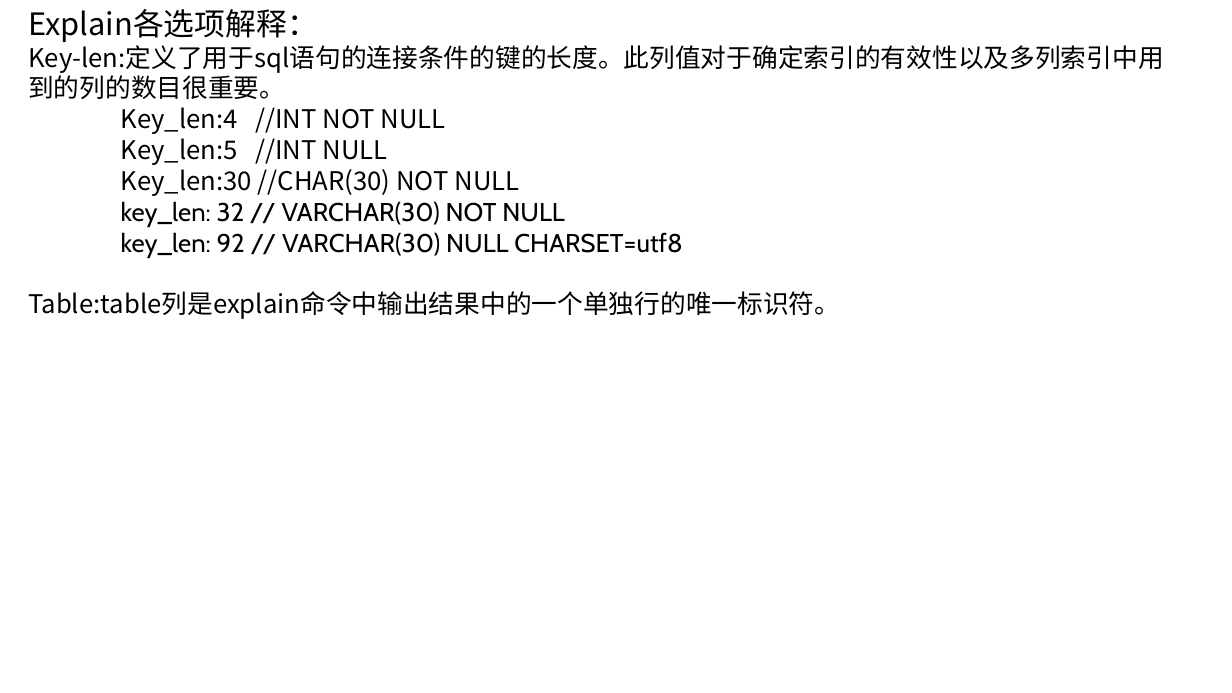
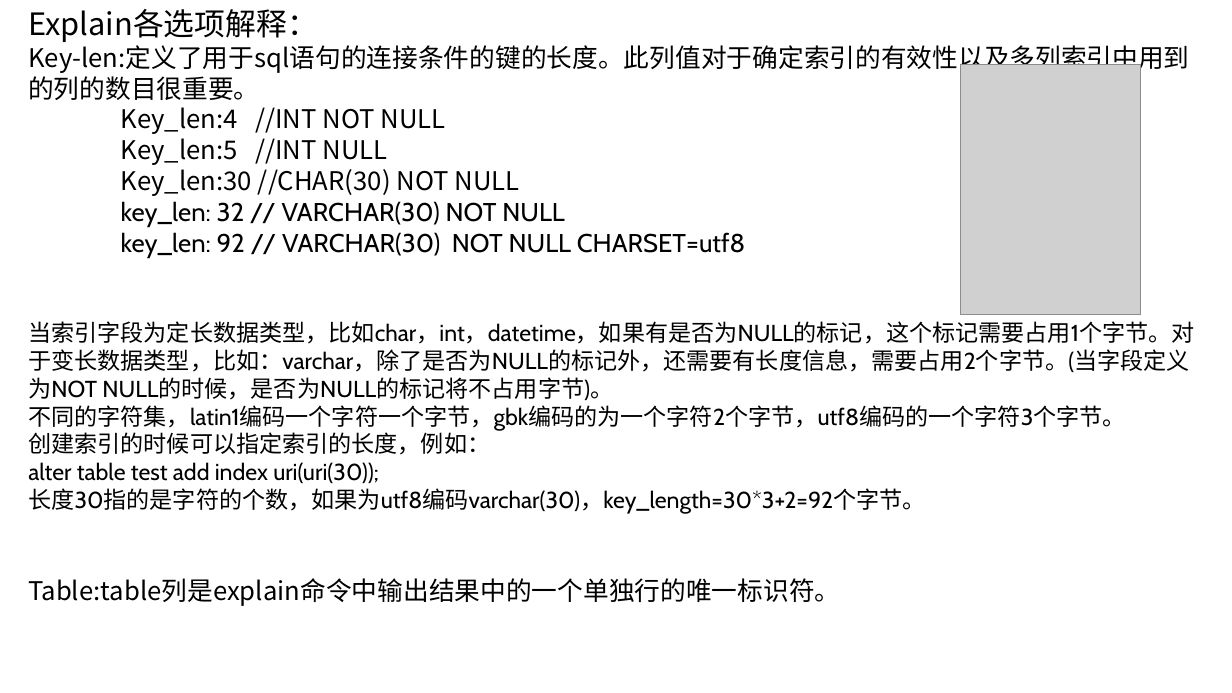
Before and after one commit to ronghuaihai/sharefiles, a slide deck: slide 32 of 数据库演示.pptx (slide 29 before the commit). Drawn at 1232x693 pixels with LibreOffice and Linux fonts; fonts in the diff are those of the drawing; grey boxes stand for pictures; background and template pictures are left out. Boxes give left, top, right and bottom in pixels: in the first picture for what was removed or moved away, otherwise in the second. Text is boxed around its words. In the diff, an @@ line names an element or a change of style, - is before the commit and + after.

Commit message:
201610201133 commit

```diff
--- a/数据库演示.pptx
+++ b/数据库演示.pptx
@@ picture added at (961,64,1141,313) @@
@@ text at (28,201,1194,513): text changed; size 20 to 18 pt @@
-    key_len: 32 // VARCHAR(30) NOT NULL
-    key_len: 92 // VARCHAR(30) NULL CHARSET=utf8
+    key_len: 32 // VARCHAR(30) NOT NULL
+    key_len: 92 // VARCHAR(30) NOT NULL CHARSET=utf8
+当索引字段为定长数据类型，比如char，int，datetime，如果有是否为NULL的标记，这个标记需要占用1个字节。对于变长数据类型，比如：varchar，除了是否为NULL的标记外，还需要有长度信息，需要占用2个字节。(当字段定义为NOT NULL的时候，是否为NULL的标记将不占用字节)。
+不同的字符集，latin1编码一个字符一个字节，gbk编码的为一个字符2个字节，utf8编码的一个字符3个字节。
+创建索引的时候可以指定索引的长度，例如：
+alter table test add index uri(uri(30));
+长度30指的是字符的个数，如果为utf8编码varchar(30)，key_length=30*3+2=92个字节。
```
Also in this commit, not shown: 3 other slides changed, 4 slides added.
